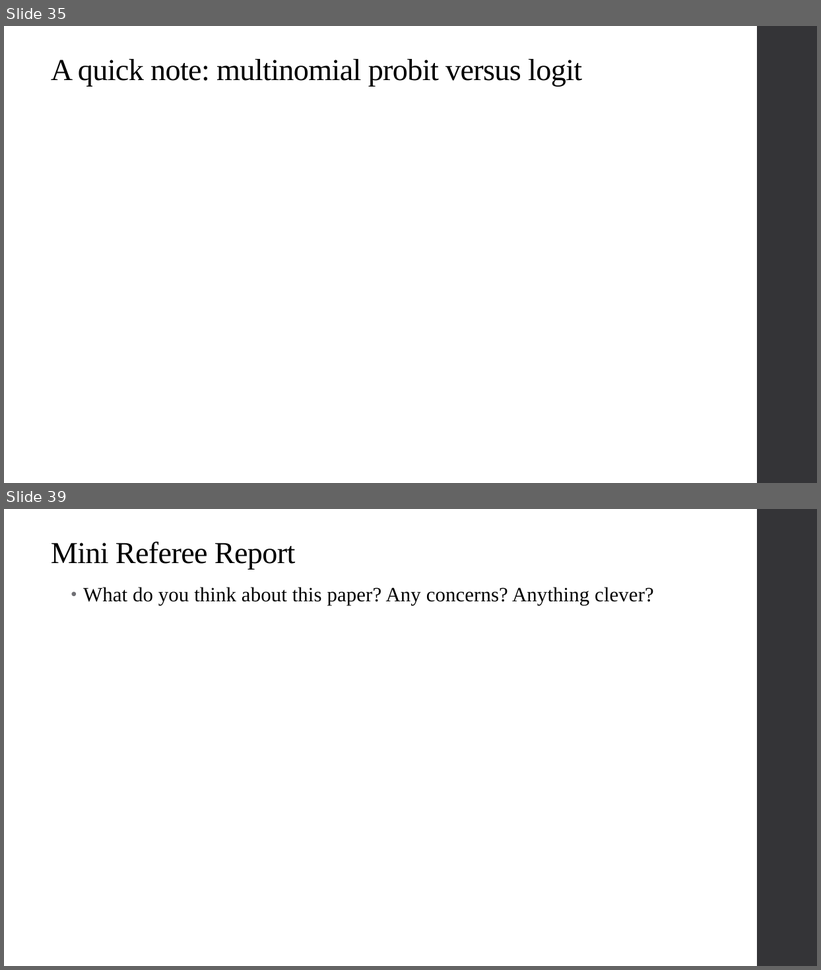
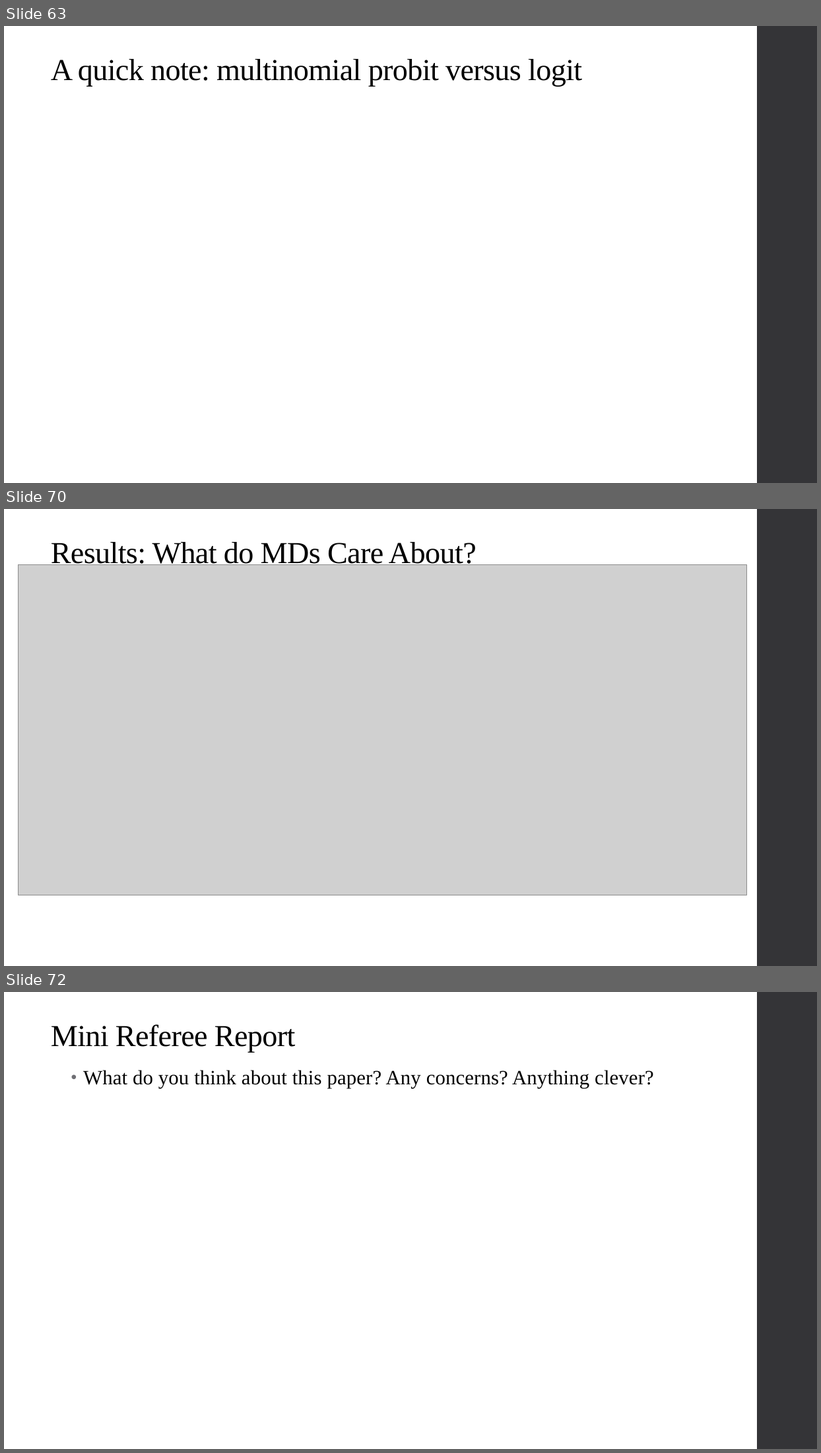
Before and after one commit to qiufei/fork-HAD5744, a slide deck: Lecture08_OtherNonlinearModels/Lecture8_NonlinearModels_2022F.pptx. Shown one above the other, each under a label of ours: slides 35 and 39 before the commit, slides 63, 70 and 72 after it; the slides between them are not shown. The pictures are 821x970 and 821x1453 pixels, drawn with LibreOffice and Linux fonts; fonts in the diff are those of the drawing; grey boxes stand for pictures. Boxes give left, top, right and bottom in pixels: in the first picture for what was removed or moved away, otherwise in the second. Text is boxed around its words. In the diff, an @@ line names an element or a change of style, - is before the commit and + after.

```diff
--- a/Lecture08_OtherNonlinearModels/Lecture8_NonlinearModels_2022F.pptx
+++ b/Lecture08_OtherNonlinearModels/Lecture8_NonlinearModels_2022F.pptx
@@ slide 70 added at <box>4,509,817,966</box>, background #FFFFFF; not listed: 1 template element that a slide beside it also shows @@
@@ title added at <box>51,542,477,569</box>, 36 pt, text #000000 @@
+Results: What do MDs Care About?
@@ picture added at <box>18,565,747,896</box> @@
@@ what was slide 35 is now slide 63 @@
@@ what was slide 39 is now slide 72 @@
```
Also in this commit, not shown: 6 slides changed, 33 other slides added, 1 slide removed, 2 other files.
